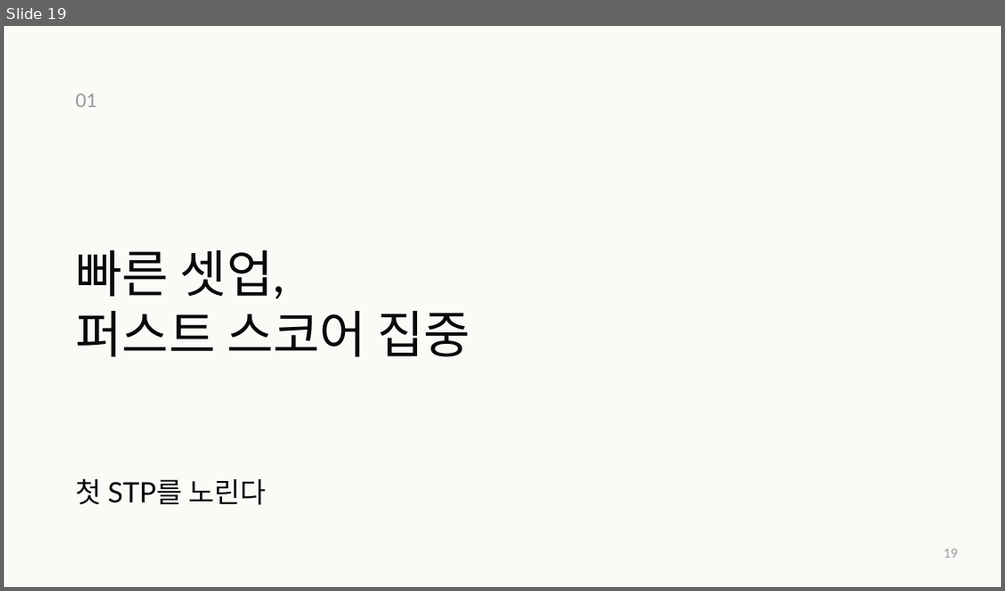
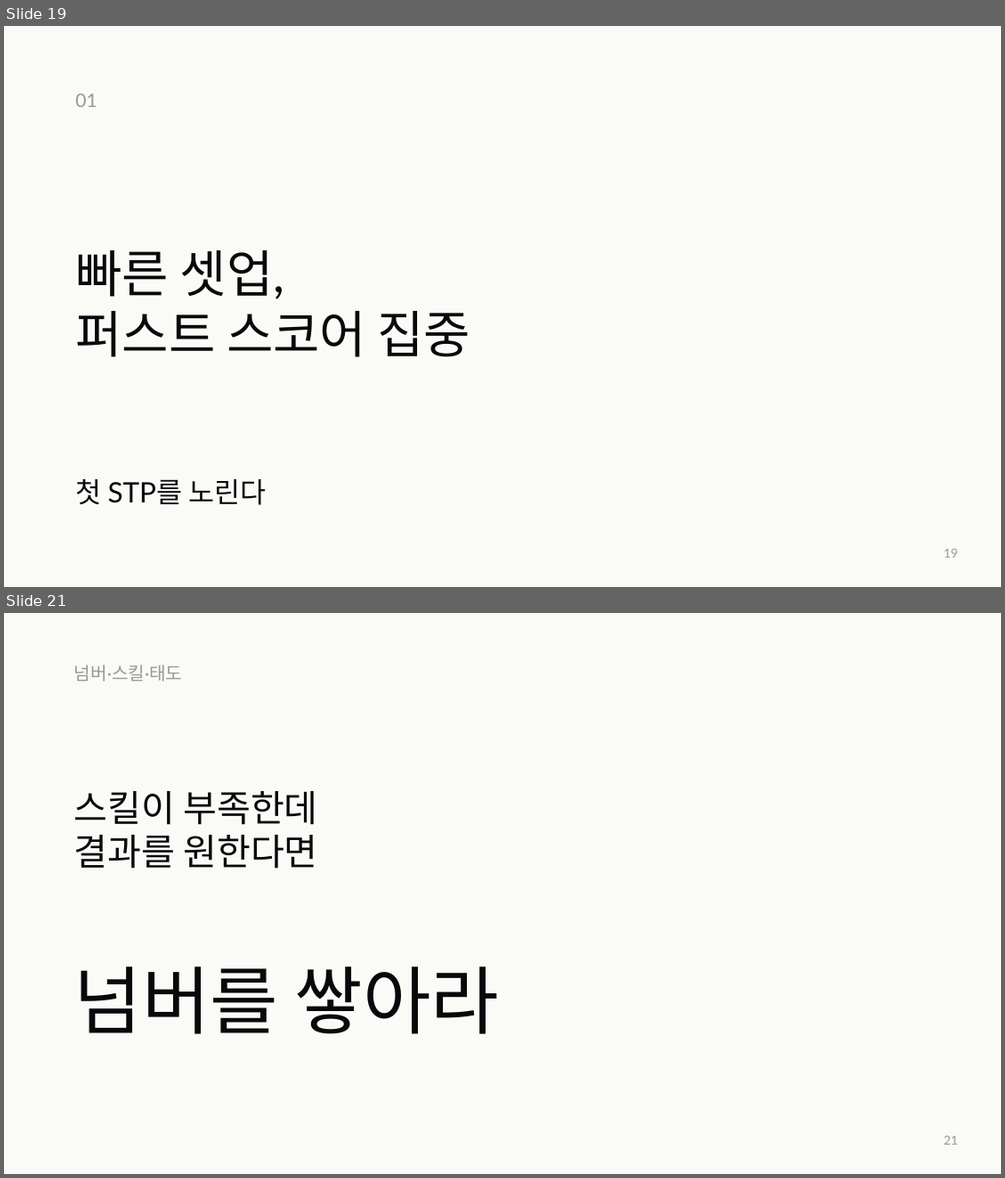
Before and after one commit to jaeyoung5178-bot/Presence, a slide deck: education/mentality/nozero400/NoZero-400Days.pptx. Shown one above the other, each under a label of ours: slide 19 before the commit, slides 19 and 21 after it; the slides between them are not shown. The pictures are 1005x591 and 1005x1178 pixels, drawn with LibreOffice and Linux fonts; fonts in the diff are those of the drawing. Boxes give left, top, right and bottom in pixels: in the first picture for what was removed or moved away, otherwise in the second. Text is boxed around its words. In the diff, an @@ line names an element or a change of style, - is before the commit and + after.

```diff
--- a/education/mentality/nozero400/NoZero-400Days.pptx
+++ b/education/mentality/nozero400/NoZero-400Days.pptx
@@ slide 21 added at (4, 613, 1001, 1174), background #FAFAF7 @@
@@ text added at (74, 665, 183, 682), 17.2 pt, text #96989B @@
+넘버·스킬·태도
@@ text added at (74, 791, 317, 868), 35.2 pt, text #08090B @@
+스킬이 부족한데
+결과를 원한다면
@@ text added at (74, 966, 500, 1034), 71.2 pt, text #08090B @@
+넘버를 쌓아라
@@ text added at (944, 1135, 958, 1144), 12 pt, text #96989B @@
+21
```
Also in this commit, not shown: 5 slides changed, 13 other slides added, 12 slides removed, 5 other files.
